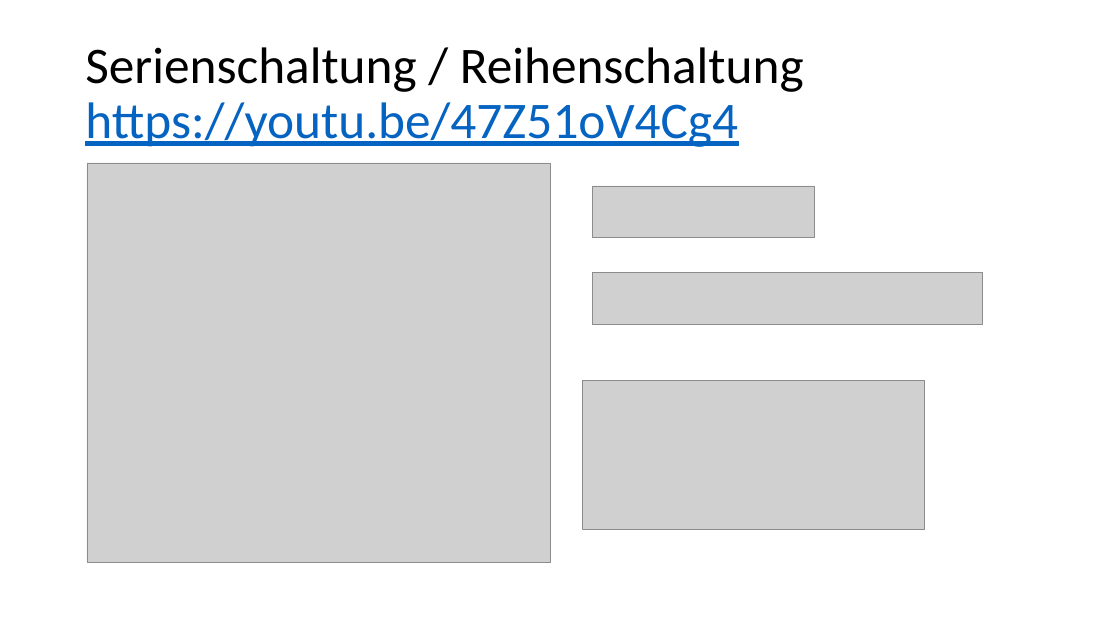
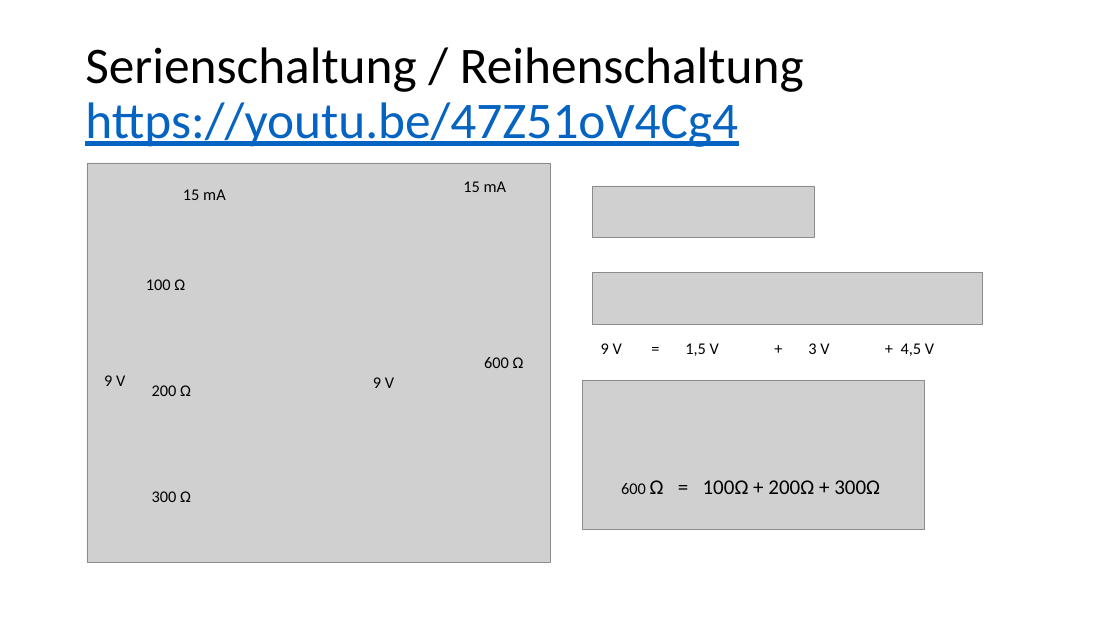
Before and after one commit to IT-folks/Arduino-Schnupperkurs-Deutsch, a slide deck: slide 5 of Folien/Exkurs_Elektrotechnik.pptx. Drawn at 1120x630 pixels with LibreOffice and Linux fonts; fonts in the diff are those of the drawing; grey boxes stand for pictures. Boxes give left, top, right and bottom in pixels: in the first picture for what was removed or moved away, otherwise in the second. Text is boxed around its words. In the diff, an @@ line names an element or a change of style, - is before the commit and + after.

```diff
--- a/Folien/Exkurs_Elektrotechnik.pptx
+++ b/Folien/Exkurs_Elektrotechnik.pptx
@@ text added at (183,189,225,200), 14 pt, text #000000 @@
+15 mA
@@ text added at (463,181,506,192), 14 pt, text #000000 @@
+15 mA
@@ text added at (146,279,185,290), 14 pt, text #000000 @@
+100 Ω
@@ text added at (484,357,524,368), 14 pt, text #000000 @@
+600 Ω
@@ text added at (601,343,934,356), 14 pt, text #000000 @@
+9 V = 1,5 V + 3 V + 4,5 V
@@ text added at (104,375,125,386), 14 pt, text #000000 @@
+9 V
@@ text added at (152,385,191,396), 14 pt, text #000000 @@
+200 Ω
@@ text added at (373,377,394,388), 14 pt, text #000000 @@
+9 V
@@ text added at (152,491,191,502), 14 pt, text #000000 @@
+300 Ω
@@ text added at (621,480,880,494), 18 pt, text #000000 @@
+600 Ω = 100Ω + 200Ω + 300Ω
```
Also in this commit, not shown: 1 other slide changed.
